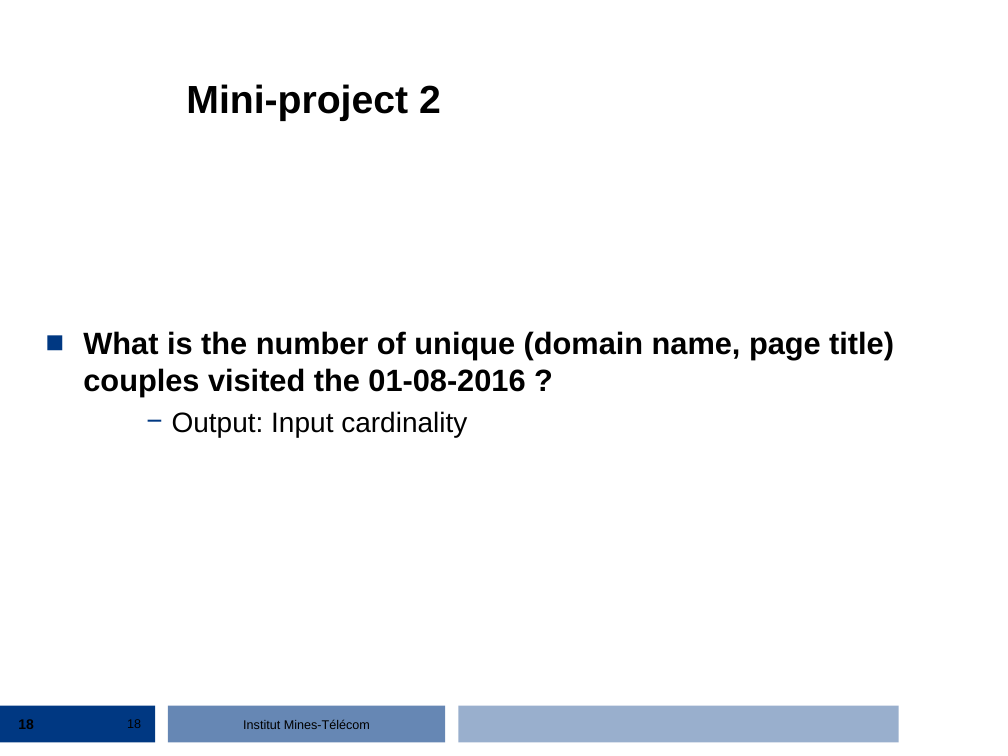
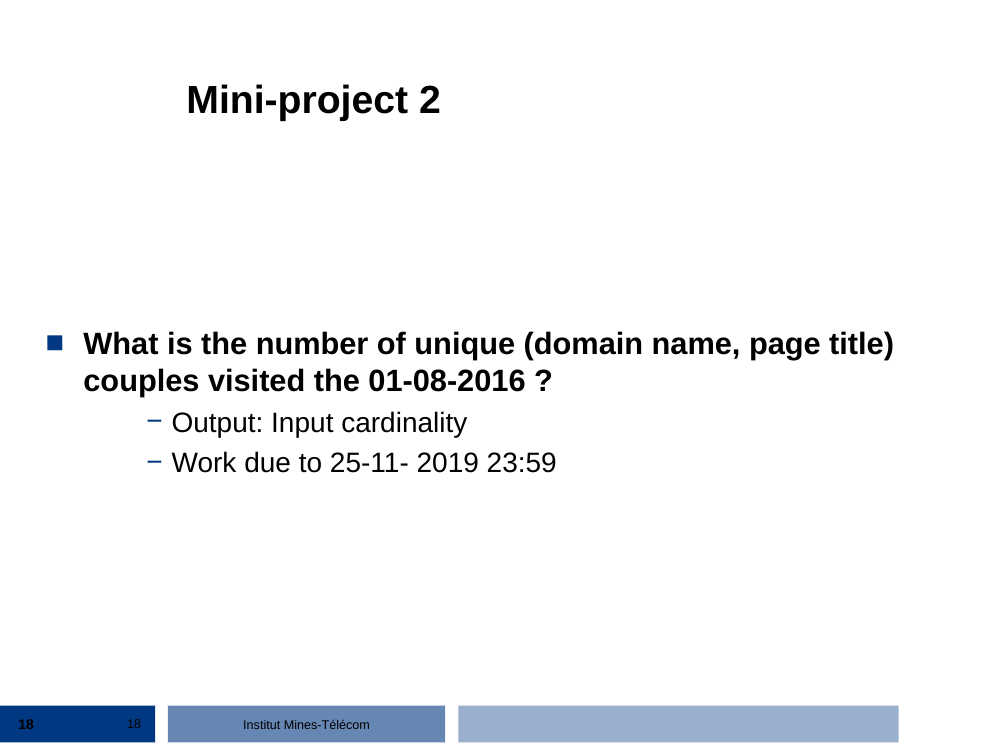
Before and after one commit to streaming-algorithms/bloom_filter, a slide deck: slide 18 of 1_bloom_filter.ppt. Drawn at 1008x756 pixels with LibreOffice and Linux fonts; fonts in the diff are those of the drawing; background and template pictures are left out. Boxes give left, top, right and bottom in pixels: in the first picture for what was removed or moved away, otherwise in the second. Text is boxed around its words. In the diff, an @@ line names an element or a change of style, - is before the commit and + after.

Commit message:
add due date

```diff
--- a/1_bloom_filter.ppt
+++ b/1_bloom_filter.ppt
@@ text at [172,451,557,473]: paragraph added @@
+    − Work due to 25-11- 2019 23:59
```
